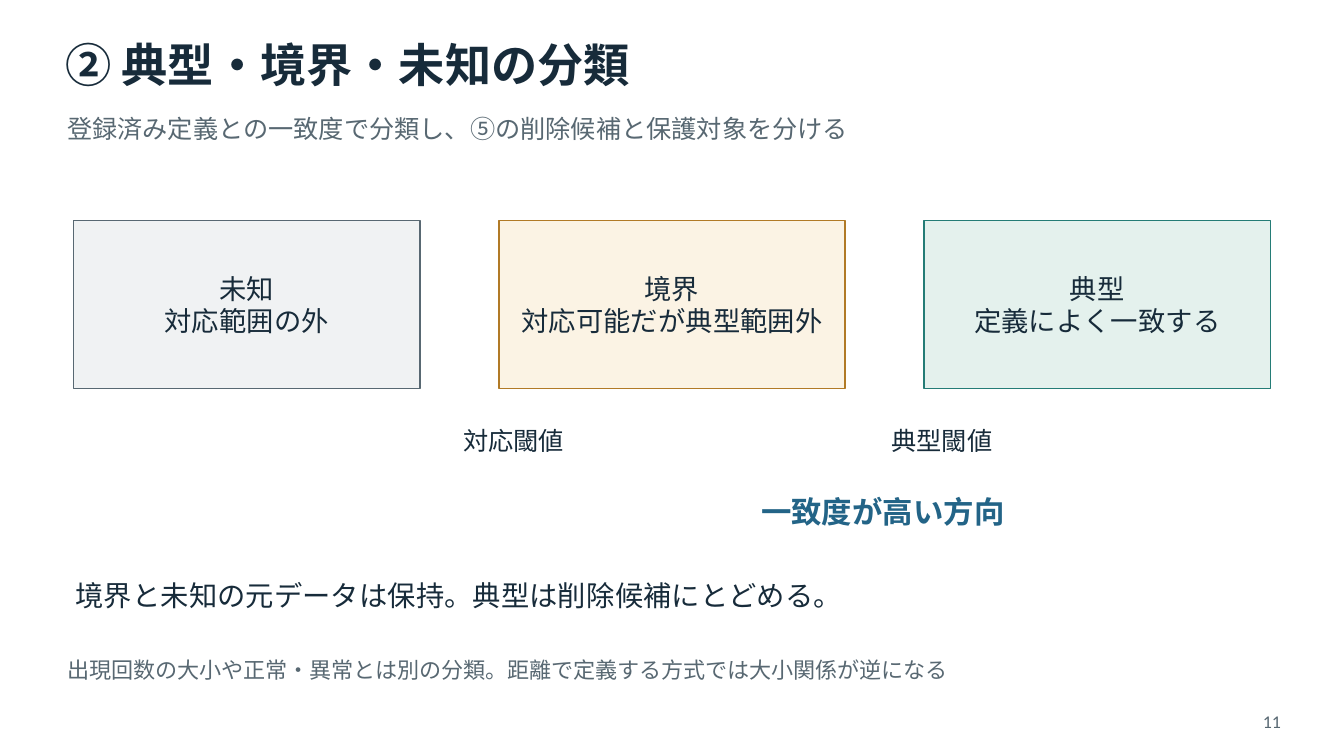
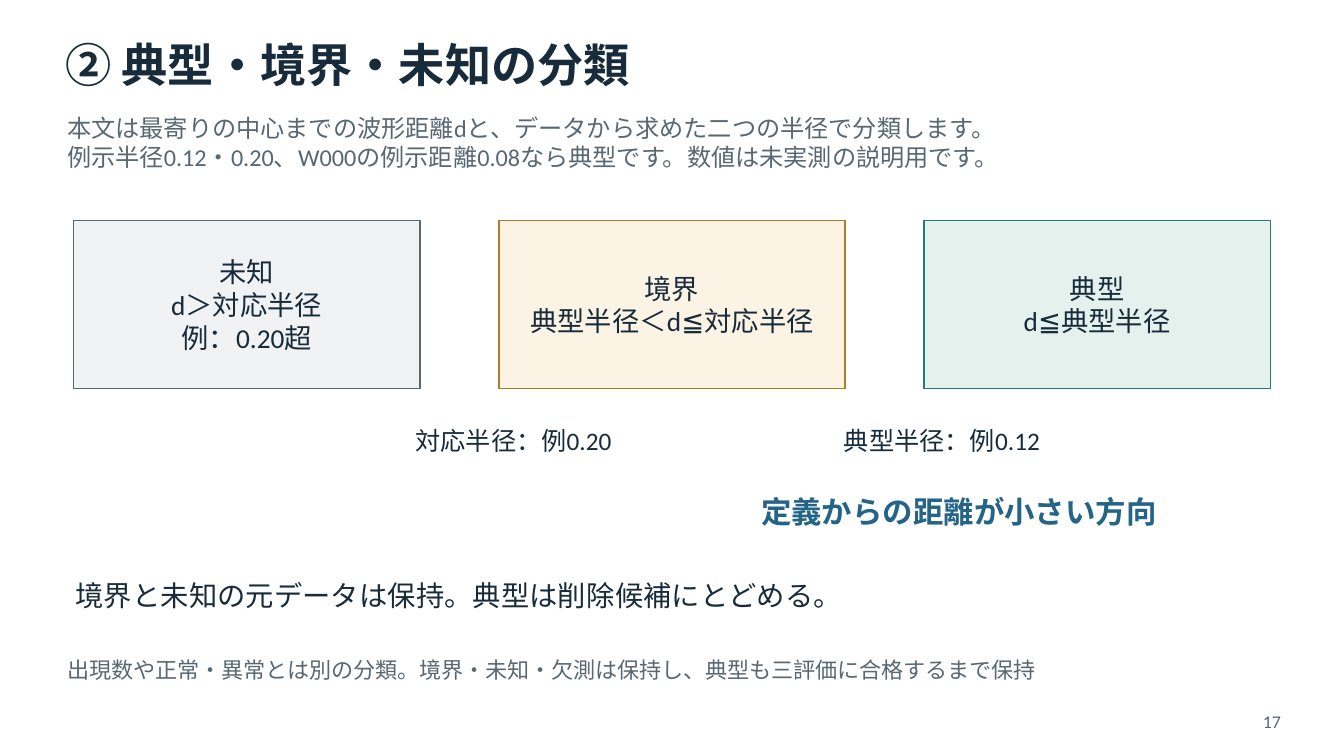
Before and after one commit to tachyonstone/test, a slide deck: slide 17 of 発明アイデア説明資料.pptx (slide 11 before the commit). Drawn at 1344x756 pixels with LibreOffice and Linux fonts; fonts in the diff are those of the drawing. Boxes give left, top, right and bottom in pixels: in the first picture for what was removed or moved away, otherwise in the second. Text is boxed around its words. In the diff, an @@ line names an element or a change of style, - is before the commit and + after.

```diff
--- a/発明アイデア説明資料.pptx
+++ b/発明アイデア説明資料.pptx
@@ text at <box>67,116,999,168</box>: text changed; size 18 to 17.2 pt @@
-登録済み定義との一致度で分類し、⑤の削除候補と保護対象を分ける
+本文は最寄りの中心までの波形距離dと、データから求めた二つの半径で分類します。
+例示半径0.12・0.20、W000の例示距離0.08なら典型です。数値は未実測の説明用です。
@@ text in rectangle at <box>171,292,322,350</box>: text changed @@
-対応範囲の外
+d＞対応半径
+例：0.20超
@@ text in rectangle at <box>530,308,814,334</box>: text changed @@
-対応可能だが典型範囲外
+典型半径＜d≦対応半径
@@ text in rectangle at <box>1024,309,1171,334</box>: text changed @@
-定義によく一致する
+d≦典型半径
@@ text at <box>416,428,612,452</box>: text changed @@
-対応閾値
+対応半径：例0.20
@@ text at <box>844,428,1040,452</box>: text changed @@
-典型閾値
+典型半径：例0.12
@@ text at <box>761,497,1156,526</box>: text changed @@
-一致度が高い方向
+定義からの距離が小さい方向
@@ text at <box>67,659,1035,680</box>: text changed @@
-出現回数の大小や正常・異常とは別の分類。距離で定義する方式では大小関係が逆になる
+出現数や正常・異常とは別の分類。境界・未知・欠測は保持し、典型も三評価に合格するまで保持
@@ text at <box>1263,716,1281,728</box>: text changed @@
-11
+17
```
Also in this commit, not shown: 41 other slides changed, 16 slides added, 3 slides removed.
